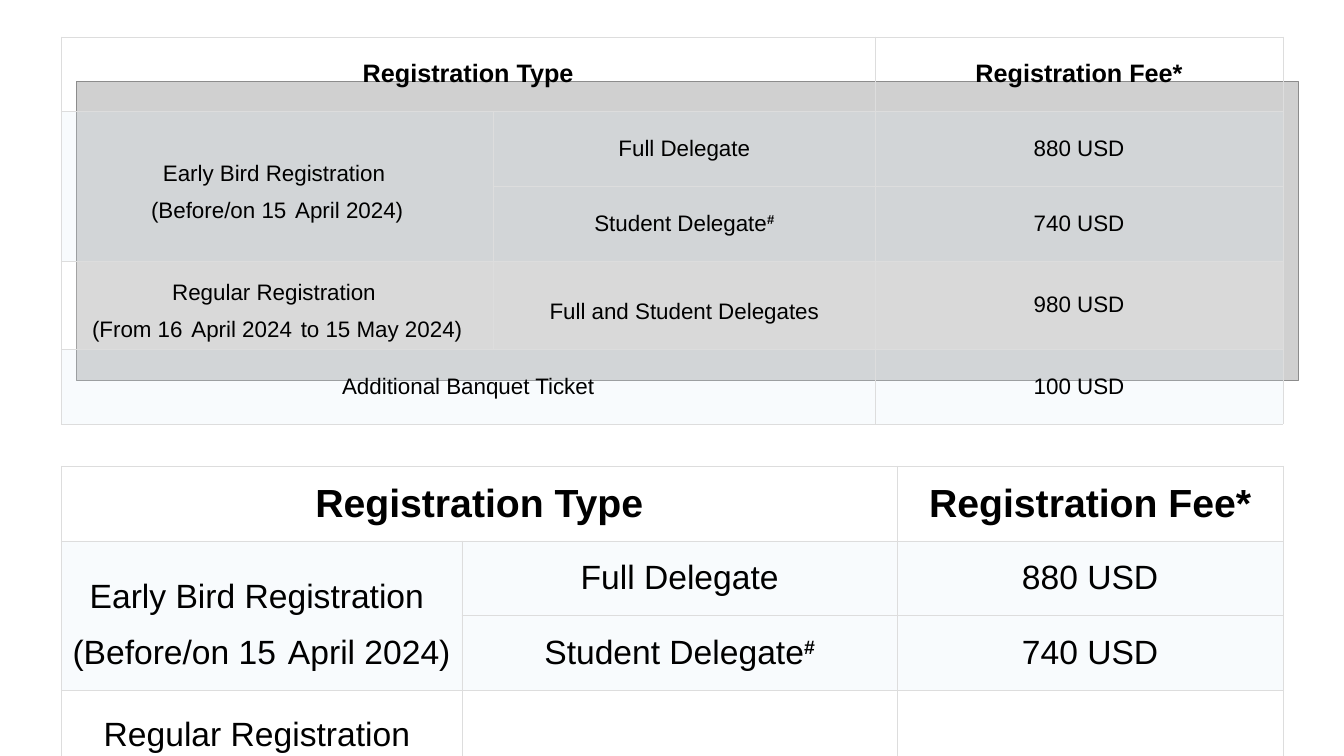
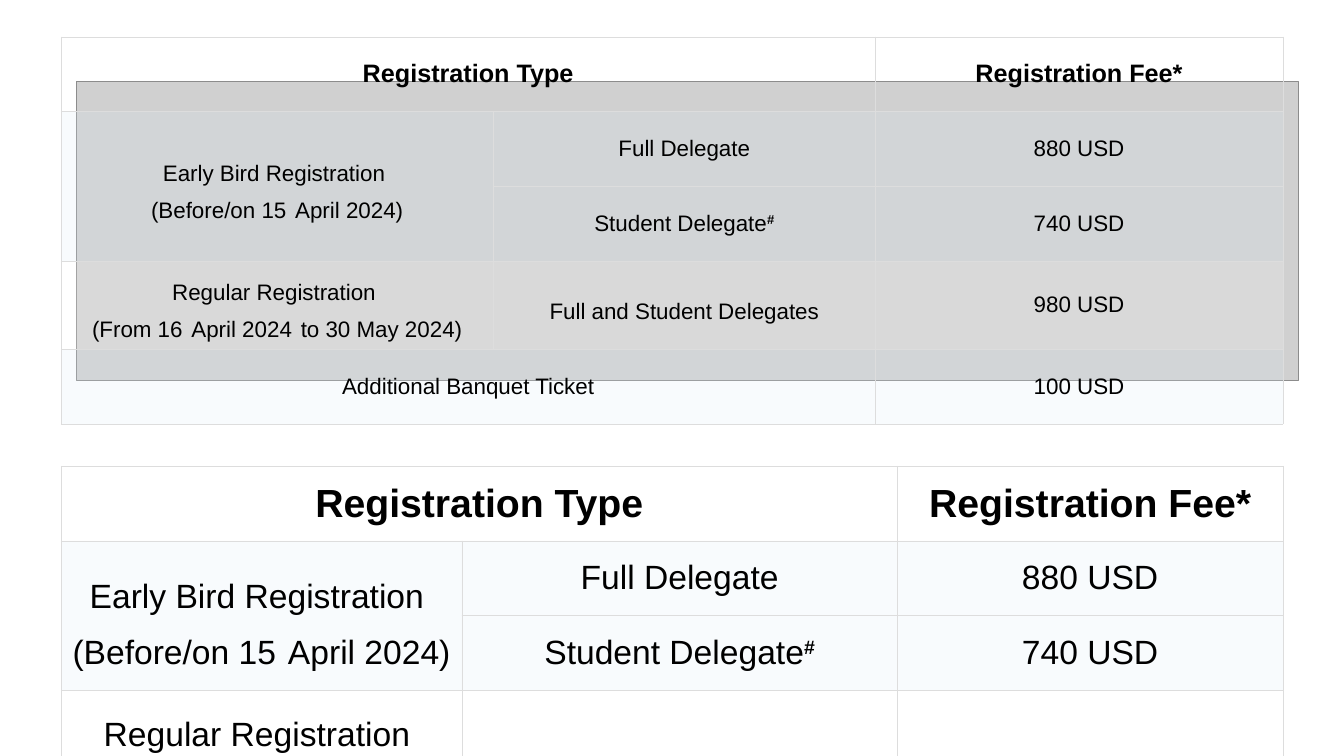
Before and after one commit to zhangxy911/zhangxy911.github.io, a slide deck: slide 6 of assets/figures.pptx. Drawn at 1344x756 pixels with LibreOffice and Linux fonts; fonts in the diff are those of the drawing; grey boxes stand for pictures. Boxes give left, top, right and bottom in pixels: in the first picture for what was removed or moved away, otherwise in the second. Text is boxed around its words. In the diff, an @@ line names an element or a change of style, - is before the commit and + after.

```diff
--- a/assets/figures.pptx
+++ b/assets/figures.pptx
@@ table at <box>62,37,1284,425</box> @@
-row 4, column 1: Regular Registration / (From 16 April 2024 to 15 May 2024)
+row 4, column 1: Regular Registration / (From 16 April 2024 to 30 May 2024)
```
Also in this commit, not shown: 3 other files.
